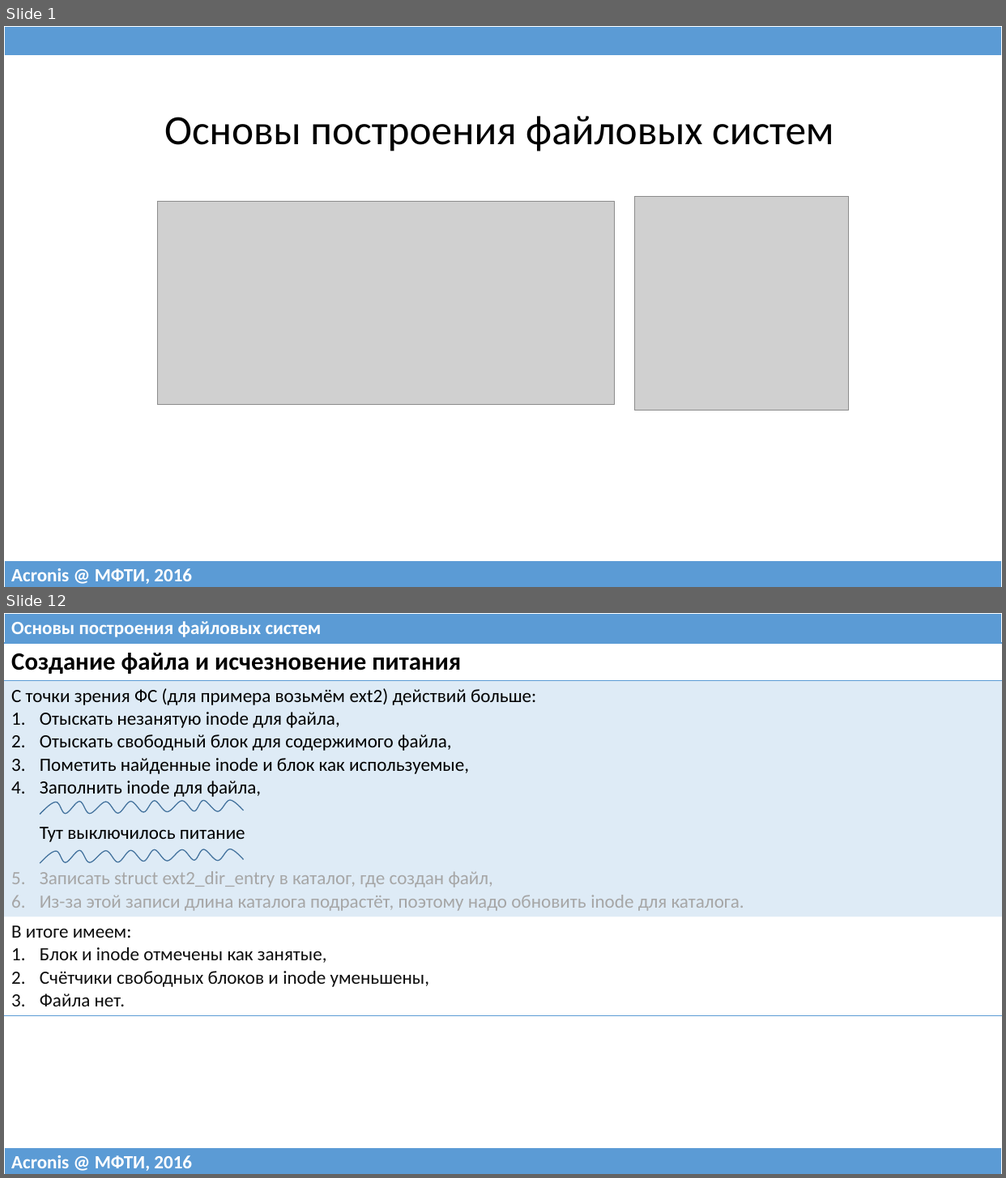
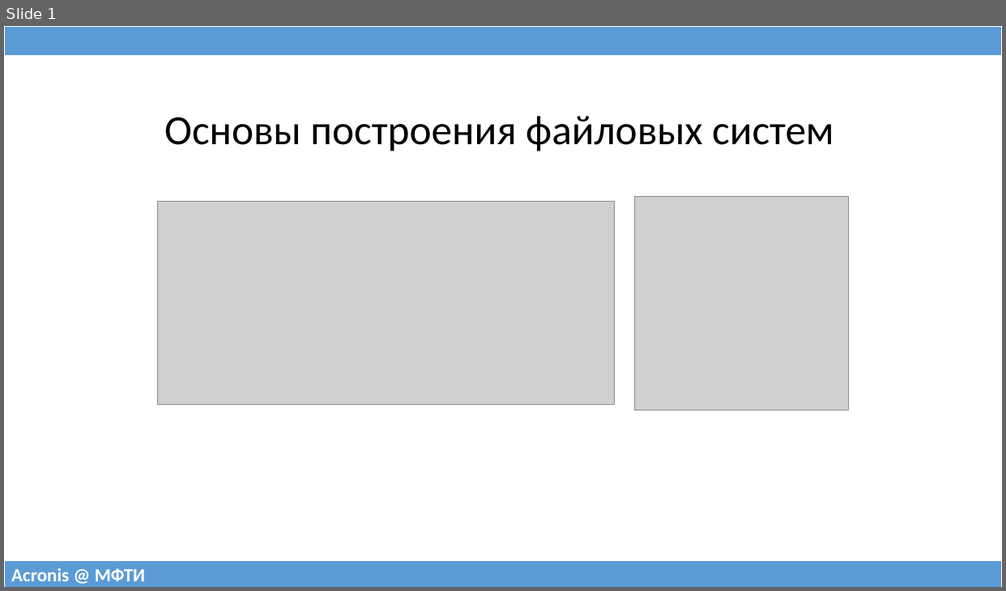
Before and after one commit to 75cc8545e7b021ed280ed0ef99fc7fc4/filesystems-101, a slide deck: talks/src/class04.pptx. Shown one above the other, each under a label of ours: slides 1 and 12 before the commit, slide 1 after it; the slides between them are not shown. The pictures are 1006x1178 and 1006x591 pixels, drawn with LibreOffice and Linux fonts; fonts in the diff are those of the drawing; grey boxes stand for pictures. Boxes give left, top, right and bottom in pixels: in the first picture for what was removed or moved away, otherwise in the second. Text is boxed around its words. In the diff, an @@ line names an element or a change of style, - is before the commit and + after.

```diff
--- a/talks/src/class04.pptx
+++ b/talks/src/class04.pptx
@@ slide 12 removed at <box>4,613,1002,1174</box>, background #FFFFFF @@
@@ table removed at <box>4,613,1002,643</box>, 1 rows, 1 columns @@
-Основы построения файловых систем
@@ table removed at <box>4,643,1002,1010</box>, 3 rows, 1 columns @@
-Создание файла и исчезновение питания
-С точки зрения ФС (для примера возьмём ext2) действий больше: / Отыскать незанятую inode для файла, / Отыскать свободный блок для содержимого файла, / Пометить найденные inode и блок как используемые, / Заполнить inode для файла, Тут выключилось питание / Записать struct ext2_dir_entry в каталог, где создан файл, / Из-за этой записи длина каталога подрастёт, поэтому надо обновить inode для каталога.
-В итоге имеем: / Блок и inode отмечены как занятые, / Счётчики свободных блоков и inode уменьшены, / Файла нет.
@@ freeform shape removed at <box>40,800,244,815</box> @@
@@ freeform shape removed at <box>40,850,244,864</box> @@
@@ table removed at <box>4,1148,1002,1174</box>, 1 rows, 1 columns @@
-Acronis @ МФТИ, 2016
@@ slide 1 changed as well @@
@@ table at <box>4,561,1002,587</box> @@
-row 1, column 1: Acronis @ МФТИ, 2016
+row 1, column 1: Acronis @ МФТИ
```
Also in this commit, not shown: 2 other slides changed, 27 slides added, 30 other slides removed, 3 other files.
